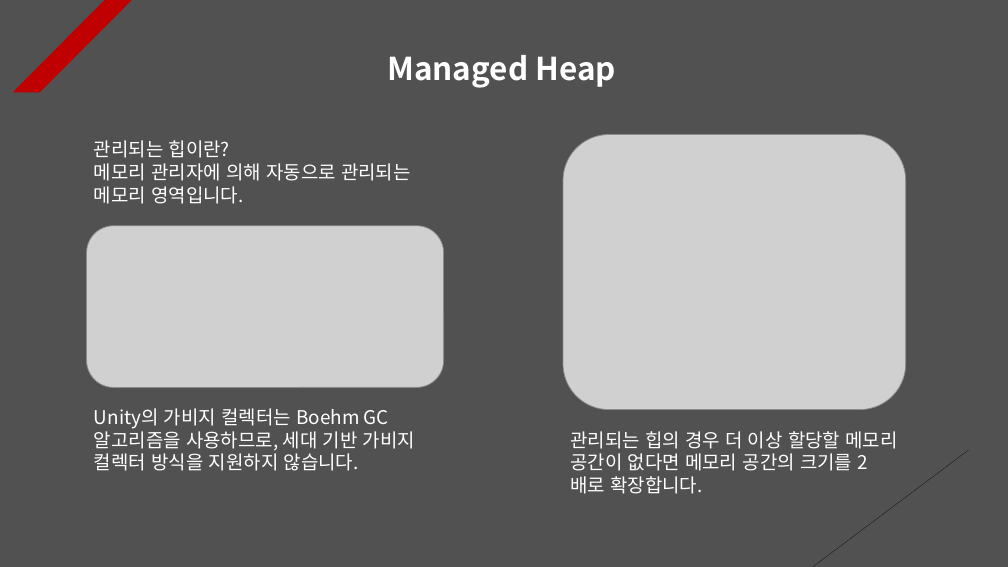
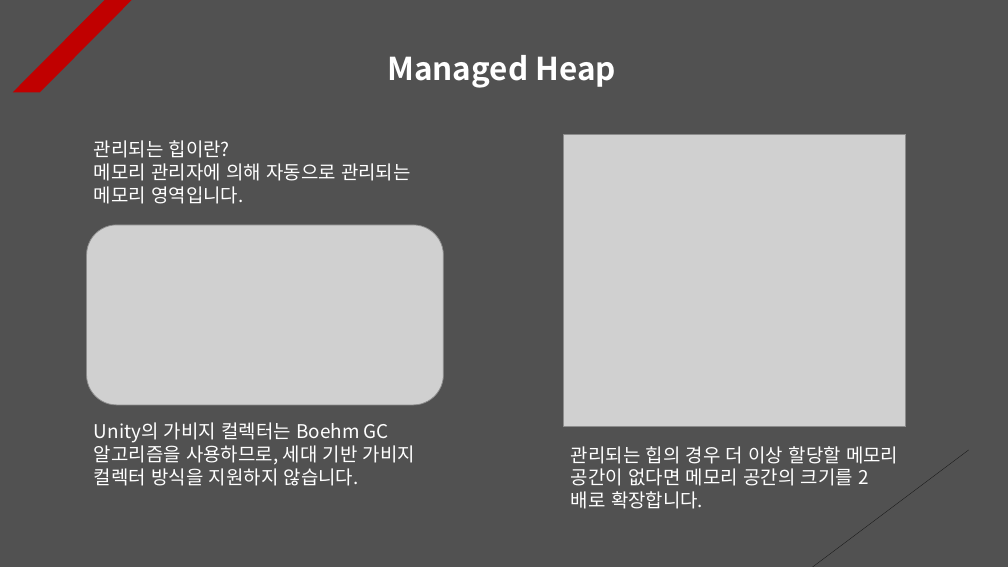
Before and after one commit to Unity2033/3D-UnityEngine, a slide deck: slide 15 of Assets/Class/Instantiate & Destroy/PPT Data/Instatiate and Destroy Example.pptx. Drawn at 1008x567 pixels with LibreOffice and Linux fonts; fonts in the diff are those of the drawing; grey boxes stand for pictures. Boxes give left, top, right and bottom in pixels: in the first picture for what was removed or moved away, otherwise in the second. Text is boxed around its words. In the diff, an @@ line names an element or a change of style, - is before the commit and + after.

```diff
--- a/Assets/Class/Instantiate & Destroy/PPT Data/Instatiate and Destroy Example.pptx
+++ b/Assets/Class/Instantiate & Destroy/PPT Data/Instatiate and Destroy Example.pptx
@@ picture: place and size @@
-picture at (563,135,906,410)
+picture at (563,134,906,426)
@@ picture: place and size @@
-picture at (87,226,444,388)
+picture at (87,225,444,405)
@@ text "Unity의 가비지 컬렉터는 Boehm GC ...": place and size @@
-text "Unity의 가비지 컬렉터는 Boehm GC ..." at (94,408,415,471)
+text "Unity의 가비지 컬렉터는 Boehm GC ..." at (94,422,415,486)
@@ text "관리되는 힙의 경우 더 이상 ...": place and size @@
-text "관리되는 힙의 경우 더 이상 ..." at (570,431,897,494)
+text "관리되는 힙의 경우 더 이상 ..." at (571,446,898,509)
```
Also in this commit, not shown: 2 other slides changed, 13 other files.
